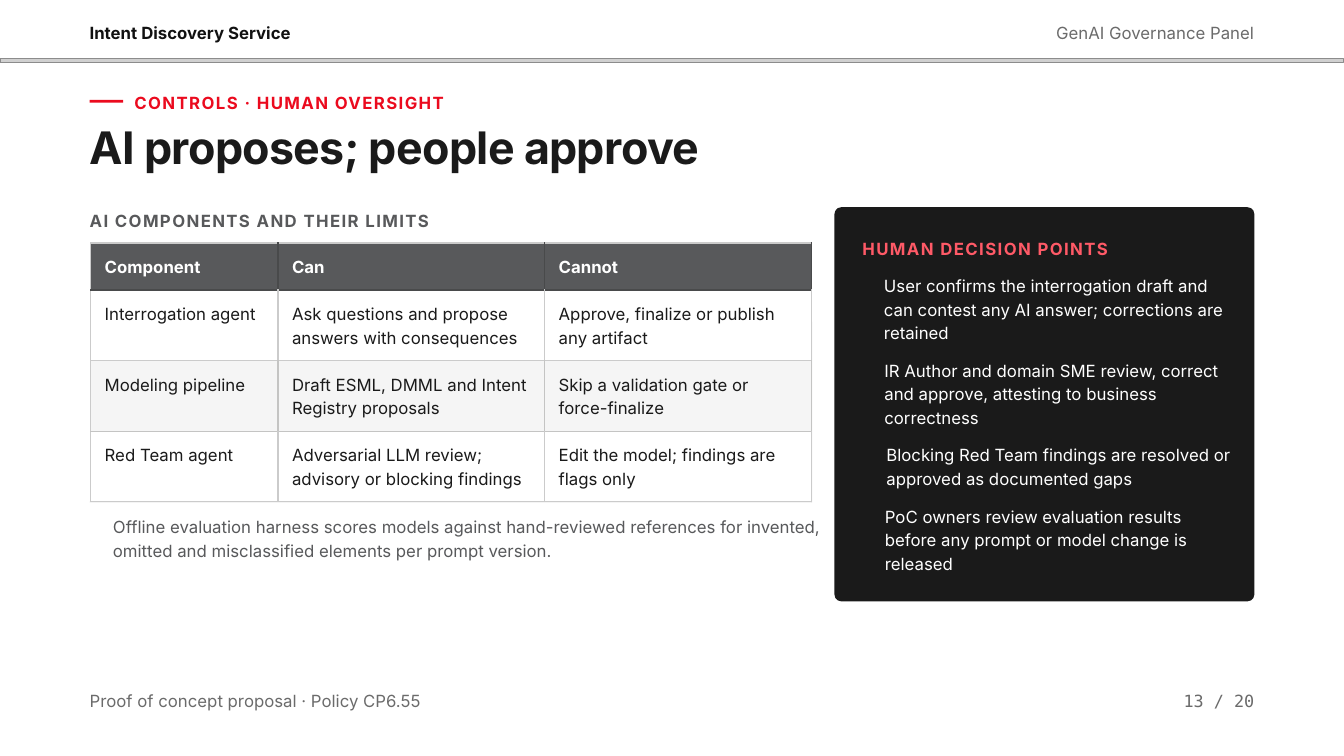
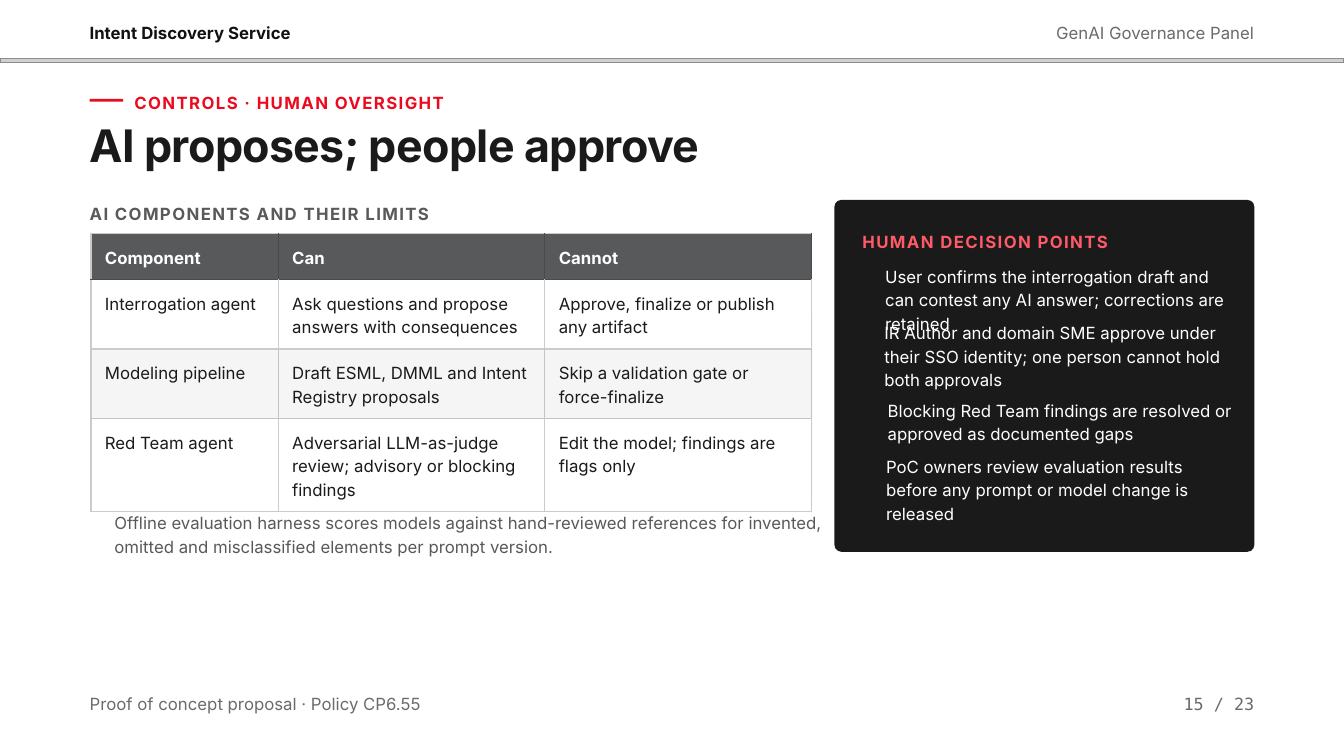
Before and after one commit to pavankumargoli/Machine-Learning-Featurization-and-TSNE, a slide deck: slide 15 of Intent Discovery Service — GenAI Council v4.pptx (slide 13 before the commit). Drawn at 1344x756 pixels with LibreOffice and Linux fonts; fonts in the diff are those of the drawing; grey boxes stand for pictures; background and template pictures are left out. Boxes give left, top, right and bottom in pixels: in the first picture for what was removed or moved away, otherwise in the second. Text is boxed around its words. In the diff, an @@ line names an element or a change of style, - is before the commit and + after.

```diff
--- a/Intent Discovery Service — GenAI Council v4.pptx
+++ b/Intent Discovery Service — GenAI Council v4.pptx
@@ text "AI COMPONENTS AND THEIR LIMITS" moved from (x1=90, y1=214, x2=429, y2=227) to (x1=90, y1=207, x2=429, y2=220) @@
@@ rounded rectangle resized from (x1=835, y1=208, x2=1255, y2=602) to (x1=835, y1=200, x2=1255, y2=552) @@
@@ rounded rectangle at (x1=835, y1=200, x2=1255, y2=552): proportions changed @@
@@ table at (x1=91, y1=234, x2=811, y2=504) @@
-row 4, column 2: Adversarial LLM review; advisory or blocking findings
+row 4, column 2: Adversarial LLM-as-judge review; advisory or blocking findings
@@ table resized from (x1=91, y1=243, x2=813, y2=502) to (x1=91, y1=234, x2=811, y2=504) @@
@@ line moved from (812, 242) - (812, 502) to (812, 232) - (812, 498) @@
@@ text "HUMAN DECISION POINTS" moved from (x1=862, y1=242, x2=1108, y2=255) to (x1=862, y1=235, x2=1108, y2=248) @@
@@ text "User confirms the interrogation draft ..." rewrapped from (x1=884, y1=279, x2=1223, y2=339) to (x1=885, y1=270, x2=1224, y2=310) @@
@@ text at (x1=884, y1=325, x2=1220, y2=390): text changed @@
-IR Author and domain SME review, correct and approve, attesting to business correctness
+IR Author and domain SME approve under their SSO identity; one person cannot hold both approvals
@@ text "Blocking Red Team findings are ..." moved from (x1=886, y1=448, x2=1230, y2=489) to (x1=888, y1=404, x2=1231, y2=444) @@
@@ text "PoC owners review evaluation results ..." rewrapped from (x1=885, y1=510, x2=1187, y2=571) to (x1=886, y1=460, x2=1188, y2=500) @@
@@ line moved from (90, 502) - (813, 502) to (90, 498) - (813, 498) @@
@@ text "Offline evaluation harness scores models ..." moved from (x1=113, y1=520, x2=820, y2=561) to (x1=114, y1=516, x2=822, y2=557) @@
@@ text removed at (x1=1184, y1=694, x2=1254, y2=707) @@
-13 / 20
@@ text added at (x1=1184, y1=697, x2=1254, y2=710), 12 pt, text #6B6B6B @@
+15 / 23
```
Also in this commit, not shown: 18 other slides changed, 4 slides added, 1 slide removed.
